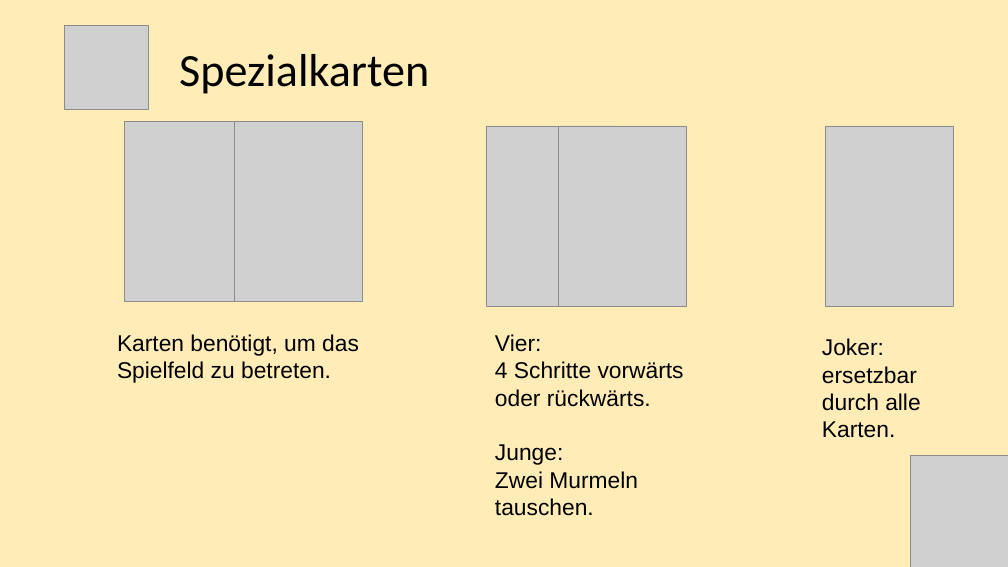
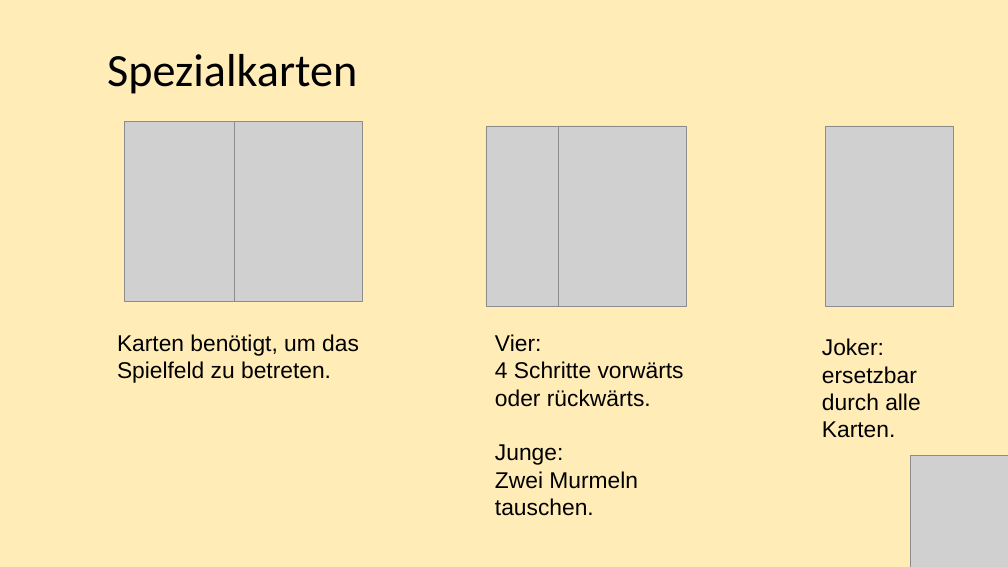
Before and after one commit to ruben-hutter/jDogs, a slide deck: slide 6 of Milestones/Milestone5/Präsentation_MS5.pptx. Drawn at 1008x567 pixels with LibreOffice and Linux fonts; fonts in the diff are those of the drawing; grey boxes stand for pictures. Boxes give left, top, right and bottom in pixels: in the first picture for what was removed or moved away, otherwise in the second. Text is boxed around its words. In the diff, an @@ line names an element or a change of style, - is before the commit and + after.

Commit message:
updated presentation

```diff
--- a/Milestones/Milestone5/Präsentation_MS5.pptx
+++ b/Milestones/Milestone5/Präsentation_MS5.pptx
@@ picture removed at (64,26,148,110) @@
@@ title "Spezialkarten": place and size @@
-title "Spezialkarten" at (179,54,429,94)
+title "Spezialkarten" at (107,54,357,94)
```
Also in this commit, not shown: 8 other slides changed, 1 slide removed.
